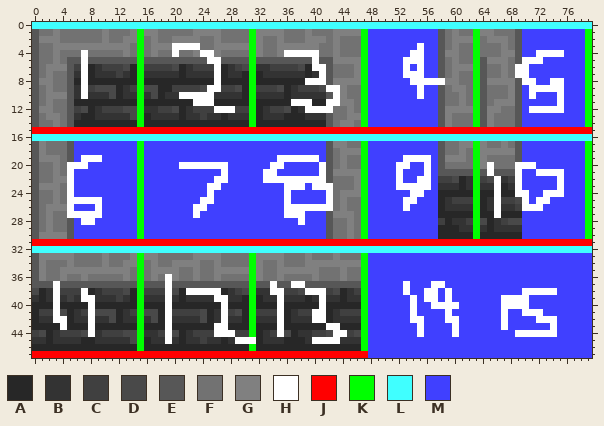
A sprite sheet gets an edit: Endling.gmx/background/images/bg_wall_tiles.png. The first picture shows the starting point.
The file is 80x48 pixels.
Palette (. is transparent): A #272727  B #333333  C #404040  D #494949  E #575757  F #727272  G #808080  H #ffffff  J #ff0000  K #00ff00  L #40ffff  M #4040ff
The same view after the edit:
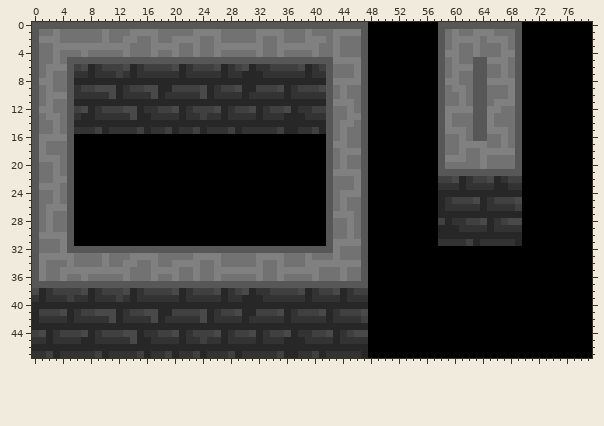
Difference:
colour M: #4040ff -> #000000
Changed rows in their new state; - is a pixel that keeps its letter.
first column x 0:
 0 EEEEEEEEEEEEEEEEEEEEEEEEEEEEEEEEEEEEEEEEEEEEEEEEMMMMMMMMMMEEEEEEEEEEEEMMMMMMMMMM
 1 ---------------G---------------F---------------E---------------G---------------M
 2 ---------------F---------------F---------------E---------------G---------------M
 3 ---------------F----GFFG-------G---------------E-------M-------G---------------M
 4 -------G-------F----G---FF-----F----FFFFG------E------MM-------G--------MMMM---M
 5 -------E-------E---------EE----E--------E------E-----MMM-------E------MMM------M
 6 -------D-------B----------D----A--------BC-----E-----M-M-------E-----EM--------M
 7 -------B-------B----------B----A---------B-----E-----MMM-------E-----EM--------M
 8 -------A-------A----------A----A-------AAA-----E------MMMME----E------MM--MM---M
 9 -------C-------C---------AB----A----------EF---E-------M-------E-------MMMMM---M
10 -------B-------B-----BBBDA-----B-----------F---E-------M-------E-------M---M---M
11 ---------------A-------AAA-----A-----AAA--EG---E---------------E-----------M---M
12 ---------------A----------DAB--D-------BCCE----E---------------E-------MMMMM---M
13 ---------------A---------------B---------------E---------------E---------------M
14 ---------------A---------------A---------------E---------------E---------------M
15 EFFGFEBBBCABBBBCABBCABBCABBBCABBBBBCAABBCAEFGFFEMMMMMMMMMMEGGGFEEGGGFEMMMMMMMMMM
16 EGGGGEMMMMMMMMMMMMMMMMMMMMMMMMMMMMMMMMMMMMEFGFFEMMMMMMMMMMEFFGFEEFFGFEMMMMMMMMMM
17 ---------------M-------------------------------E---------------G---------------M
18 ---------------M-------------------------------E---------------F---------------M
19 -------MMM-----M-------------------MMMMMM------E-----MMMM------F---------------M
20 -----EMM-------M-----MMMMMMM------MM-----M-----E----MM--M------F-F---EMM-------M
21 -----E---------M-----------M-----MM------M-----E----M---M------E-E---E--MMMM---M
22 -----E---------M----------MM-----MMMMMMMMM-----E----M--MM------C--A--C-----M---M
23 -----E---------M---------MM---------MMM-MME----E----MMMMM------B--A--B-----M---M
24 -----E---------M---------M----------M-----E----E------MM-------A--A--AM--MMM---M
25 -----EMMMM-----M--------MM----------M-----E----E-----MM--------D--C---M-MM-----M
26 -----E---M-----M-------MM-----------MMMMMME----E-----M---------B--B---MMM------M
27 -----EMMMM-----M-------M------------MMM--------E---------------A--A------------M
28 -------MM------M----------------------M--------E---------------C---------------M
29 ---------------M-------------------------------E---------------B---------------M
30 ---------------M-------------------------------E---------------A---------------M
31 EFFFGEMMMMMMMMMMMMMMMMMMMMMMMMMMMMMMMMMMMMEGGGGEMMMMMMMMMMBBBBCABBBBBAMMMMMMMMMM
32 EFFFGEEEEEEEEEEEEEEEEEEEEEEEEEEEEEEEEEEEEEEGFFFEMMMMMMMMMMMMMMMMMMMMMMMMMMMMMMMM
33 ---------------G---------------F---------------E--------------------------------
34 ---------------F---------------F---------------E--------------------------------
35 ---------------F---------------G---------------E--------------------------------
36 ---------------F---F-----------F---------------E--------------------------------
37 ---E-----------E---E-----------E--E--EE--------E-----M---MM---------------------
38 ---C---D-------B---C--BCCCD----A--CC---ABC-----C-----M--MM-M----------MMMMM-----
39 ---B---BA------B---B------BA---A---B-----B-----B------M-MM-M-------MMMM---------
40 ---A----A------A---A-------A---A---A-----A-----A------M--MMMM------MMMM---------
41 ---C----C------C---A-------C---A---D----CD-----D------M----M-------M--MMM-------
42 ---BB---B------B---B-------B---B---B----BB-----C------MM---MM------M----MMM-----
43 ----A---A------A---A------AA---A---A------AA---A-------M----M------M------M-----
44 --------A------A---C------DAB--D---C-------AB--D-------M----M--------MMMMMM-----
45 ---------------A---B---------BBB--------BBBA---B--------------------------------
46 ---------------A---------------A---------------A--------------------------------
47 BBCABBBBBCABBBBCABBCABBCABBBCABBBBBCAABBCABBBBBA--------------------------------
Where, in picture pixels (left, top, right, bottom), the same in both pictures:
changed: (32, 22, 592, 358)
